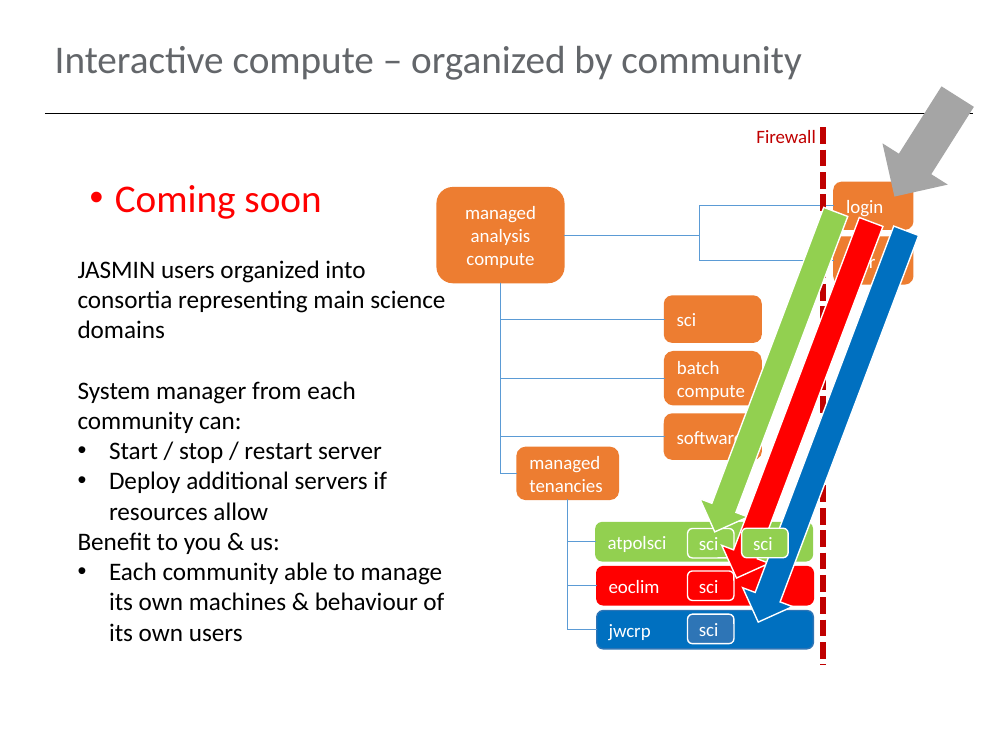
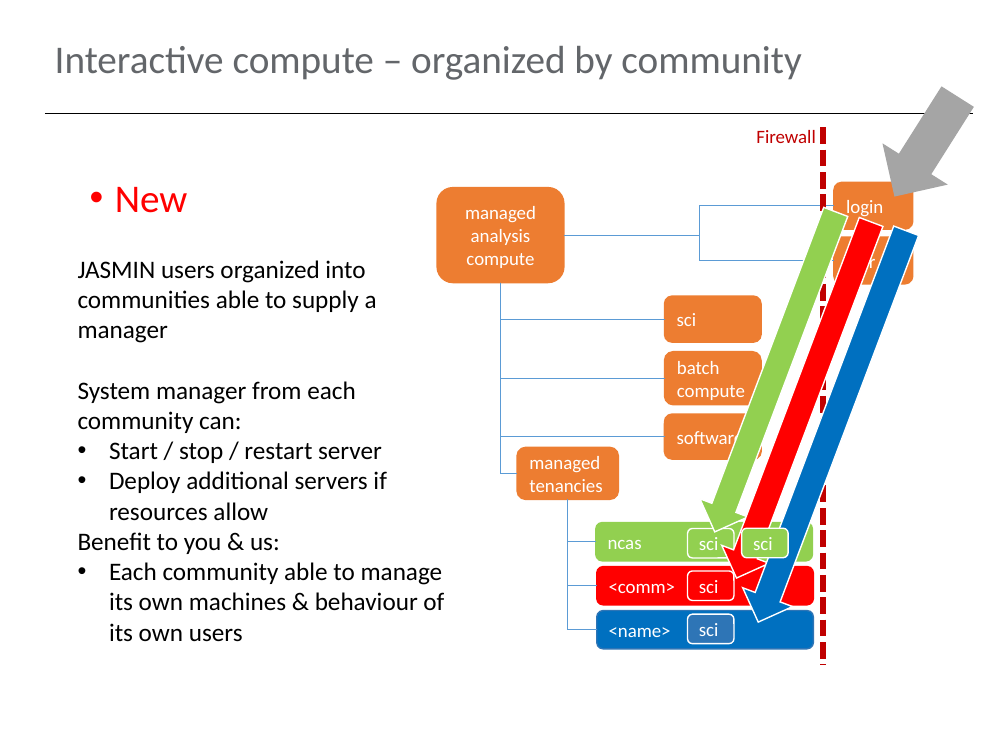
Before and after one commit to cedadev/jasmin-workshop, a slide deck: slide 12 of presentations/jasmin-workshop-overview.pptx. Drawn at 1008x756 pixels with LibreOffice and Linux fonts; fonts in the diff are those of the drawing; background and template pictures are left out. Boxes give left, top, right and bottom in pixels: in the first picture for what was removed or moved away, otherwise in the second. Text is boxed around its words. In the diff, an @@ line names an element or a change of style, - is before the commit and + after.

```diff
--- a/presentations/jasmin-workshop-overview.pptx
+++ b/presentations/jasmin-workshop-overview.pptx
@@ text at [115, 187, 188, 213]: text changed @@
-• Coming soon
+• New
@@ text at [78, 260, 377, 343]: text changed @@
-JASMIN users organized into consortia representing main science domains
+JASMIN users organized into communities able to supply a manager
@@ text in rounded rectangle at [608, 540, 642, 549]: text changed @@
-atpolsci
+ncas
@@ text in rounded rectangle at [609, 583, 676, 593]: text changed @@
-eoclim
+<comm>
@@ text in rounded rectangle at [609, 627, 671, 637]: text changed @@
-jwcrp
+<name>
```
Also in this commit, not shown: 3 other slides changed, 1 other file.
